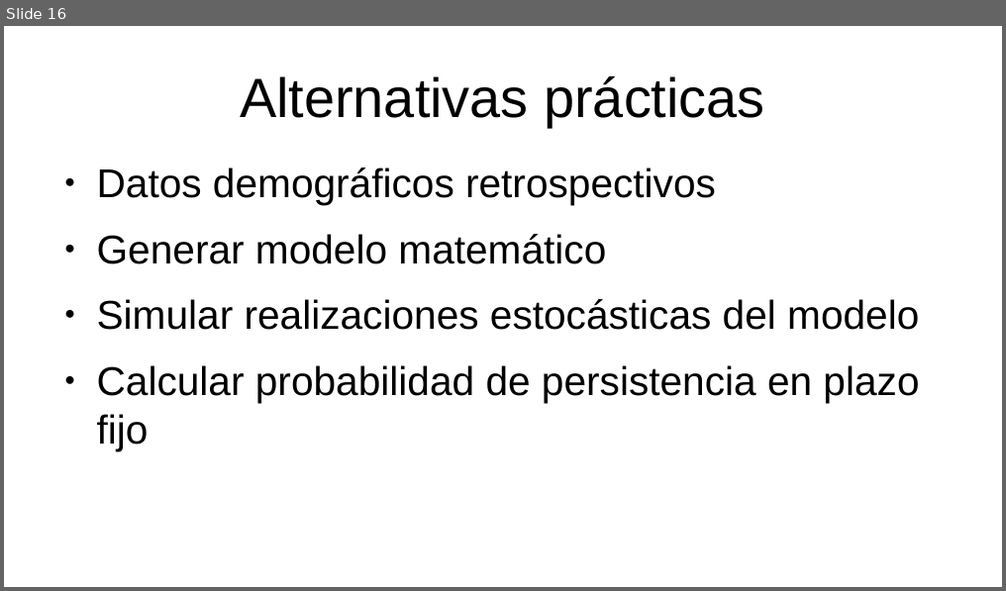
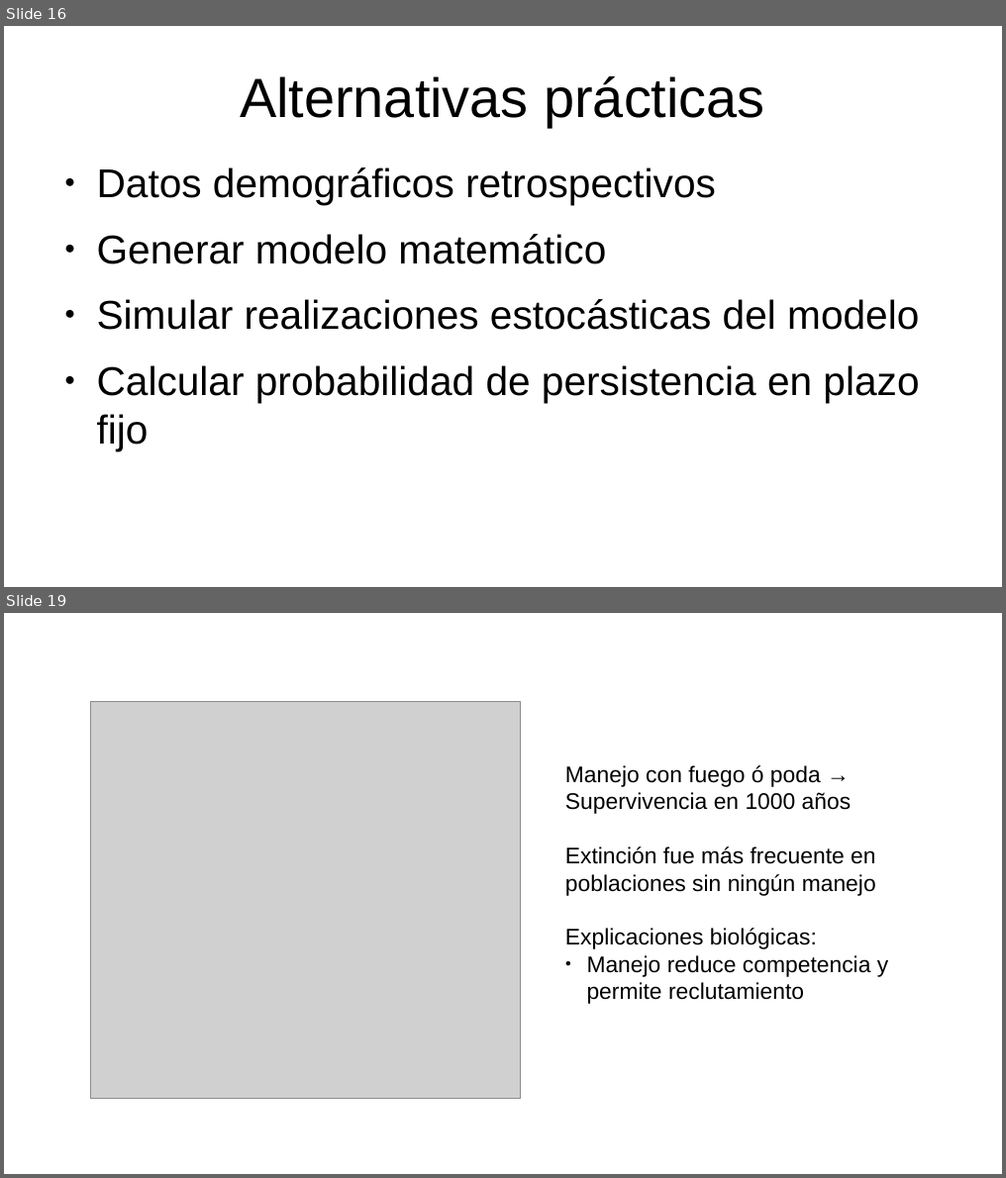
Before and after one commit to gerardommc/Ecologia-poblaciones, a slide deck: Unidad-5/Analisis-viabilidad.odp. Shown one above the other, each under a label of ours: slide 16 before the commit, slides 16 and 19 after it; the slides between them are not shown. The pictures are 1006x591 and 1006x1178 pixels, drawn with LibreOffice and Linux fonts; fonts in the diff are those of the drawing; grey boxes stand for pictures. Boxes give left, top, right and bottom in pixels: in the first picture for what was removed or moved away, otherwise in the second. Text is boxed around its words. In the diff, an @@ line names an element or a change of style, - is before the commit and + after.

```diff
--- a/Unidad-5/Analisis-viabilidad.odp
+++ b/Unidad-5/Analisis-viabilidad.odp
@@ slide 19 added at box(4, 613, 1002, 1174), background #FFFFFF @@
@@ picture added at box(90, 702, 520, 1098) @@
@@ text added at box(565, 765, 888, 1004), 18 pt, text #000000 @@
+Manejo con fuego ó poda → Supervivencia en 1000 años
+Extinción fue más frecuente en poblaciones sin ningún manejo
+Explicaciones biológicas:
+● Manejo reduce competencia y permite reclutamiento
```
Also in this commit, not shown: 1 slide changed, 1 other slide added, 14 other files.
